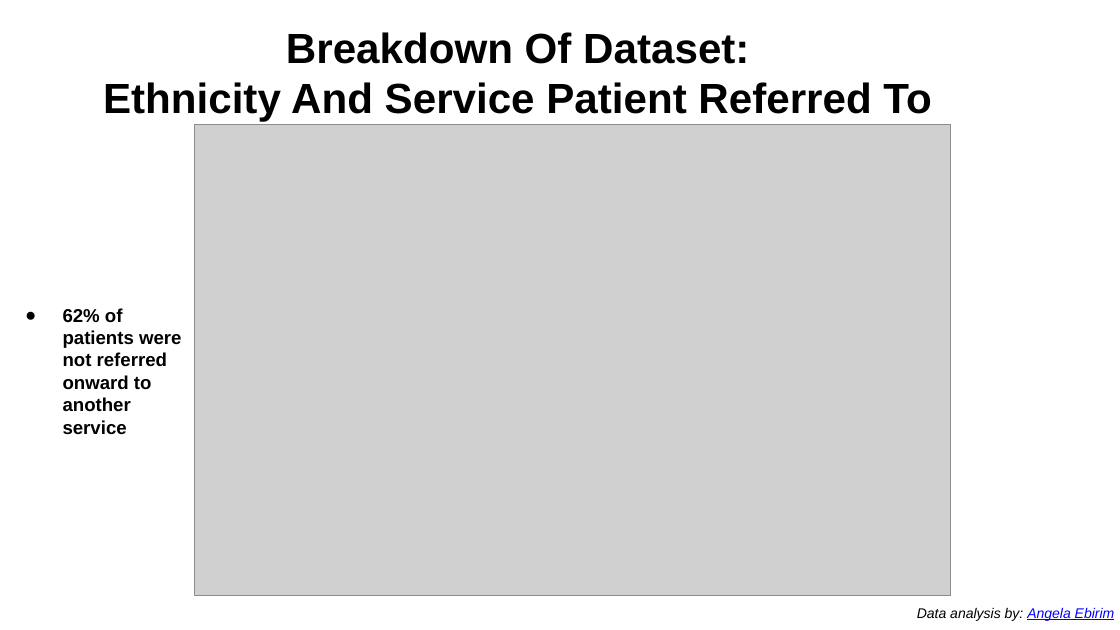
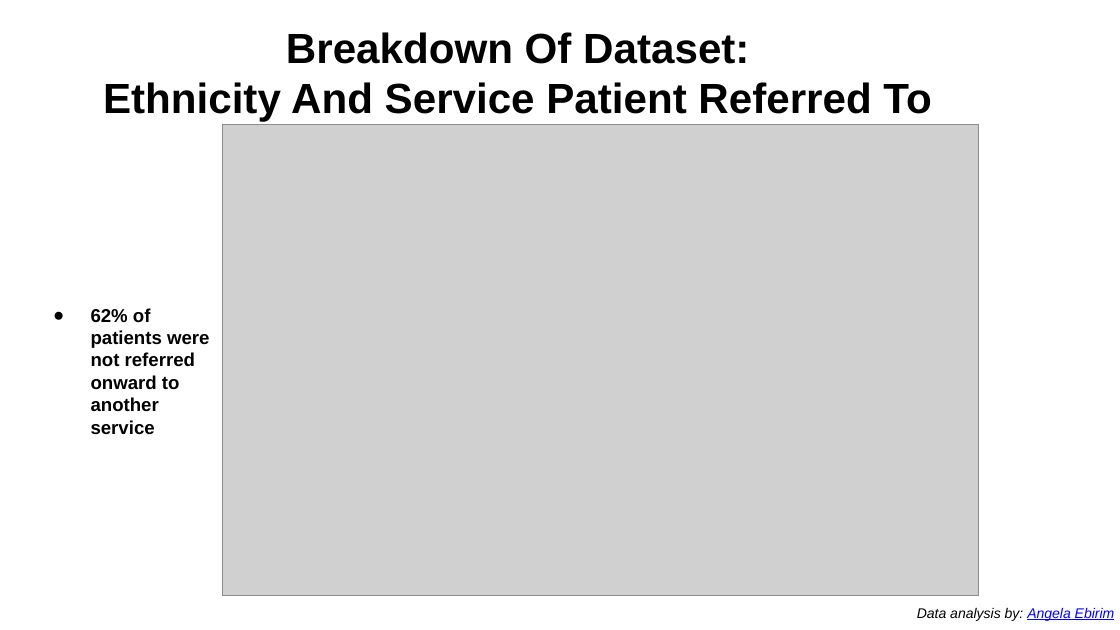
Before and after one commit to aebirim/THCHS-Covid-Audit, a slide deck: slide 9 of THCHS_Covid_Data_Audit1_slides.pptx. Drawn at 1120x630 pixels with LibreOffice and Linux fonts; fonts in the diff are those of the drawing; grey boxes stand for pictures. Boxes give left, top, right and bottom in pixels: in the first picture for what was removed or moved away, otherwise in the second. Text is boxed around its words. In the diff, an @@ line names an element or a change of style, - is before the commit and + after.

```diff
--- a/THCHS_Covid_Data_Audit1_slides.pptx
+++ b/THCHS_Covid_Data_Audit1_slides.pptx
@@ picture: place and size @@
-picture at bbox=[195, 124, 951, 596]
+picture at bbox=[223, 124, 979, 596]
@@ text "62% of patients were not ...": place and size @@
-text "62% of patients were not ..." at bbox=[63, 308, 181, 435]
+text "62% of patients were not ..." at bbox=[91, 308, 209, 435]
```
Also in this commit, not shown: 5 other slides changed, 2 other files.
